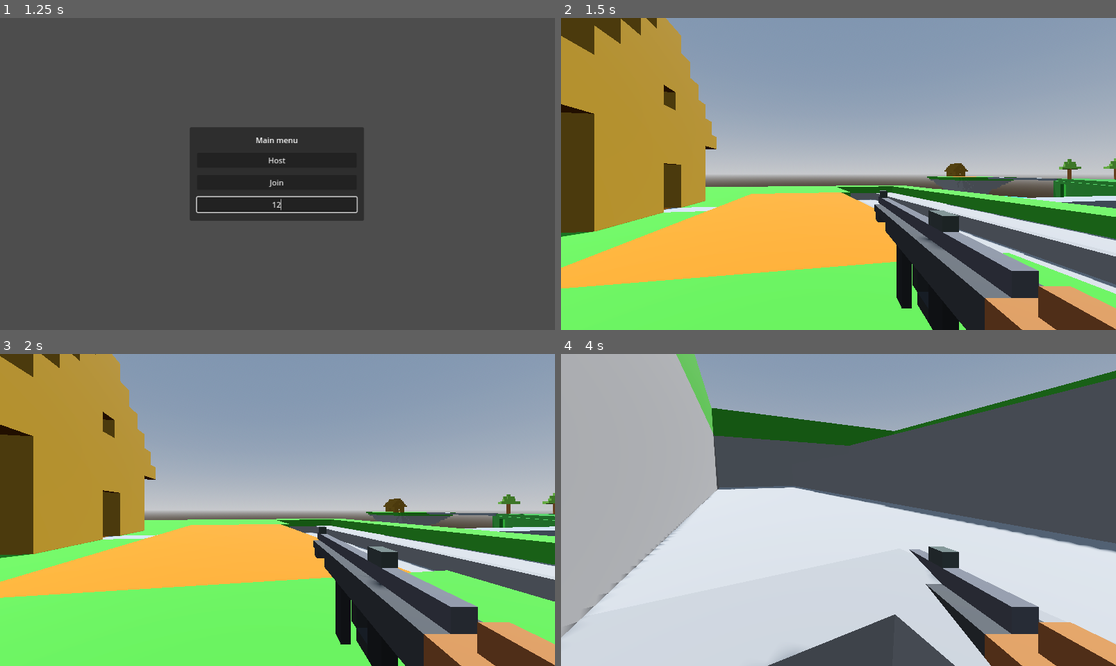
Above: before the commit, frames 1-4 (two rows, left to right).
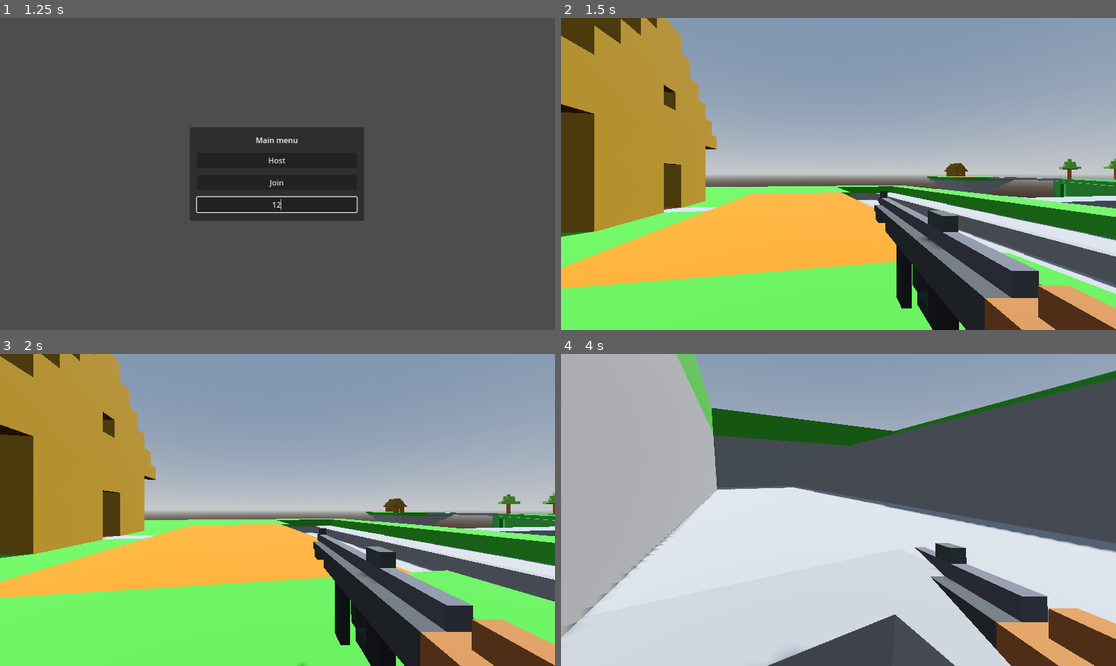
Above: after the commit, the same moments.

Repository: qdanq/Battle-duo
Game: Godot game, scene res://menu.tscn
The game is run twice, just before and just after one commit, with the same random seed, the same clock (stepped at 60 frames per second) and the same inputs. This scene is started directly instead of the project's main scene.
Inputs (mouse positions are in pixels of both pictures, inside the frame that each line leads up to):
- Up to frame 1 (1.25 s): click (277, 205) at 0.52 s; type "12" at 0.6 s
- Up to frame 2 (1.5 s): click "Host" at 1.25 s
- Up to frame 3 (2 s): no input
- Up to frame 4 (4 s): tap Enter (ui_accept) at 2, 2.27, 3.02 s; move the mouse to (866, 510) at 2.02 s; hold W (Up) from 2.03 s (still down); move the mouse to (810, 510) at 2.77 s; move the mouse to (849, 503) at 3.52 s

Frame 1 is identical in both runs. In frame 2, less than 0.1% of the frame differs, in the area x 56-98%, y 55-100%; in frame 3, 0.8%; in frame 4, 6.0%, in the area x 62-100%, y 60-100%.

Commit message:
Add animations to player script.

Diff:
--- a/CharacterBody3D.gd
+++ b/CharacterBody3D.gd
@@ -8,6 +8,7 @@
 var gravity = 20.0
 @onready var neck := $Neck
 @onready var camera := $Neck/Camera3D
+@onready var anim_player := $AnimationPlayer
 
 func _enter_tree():
 	set_multiplayer_authority(str(name).to_int())
@@ -52,4 +53,9 @@
 		velocity.x = move_toward(velocity.x, 0, SPEED)
 		velocity.z = move_toward(velocity.z, 0, SPEED)
 
+	if input_dir != Vector2.ZERO and is_on_floor():
+		anim_player.play("move")
+	else:
+		anim_player.play("idle")
+
 	move_and_slide()
--- a/character_body_3d.tscn
+++ b/character_body_3d.tscn
@@ -169,6 +169,7 @@
 replication_config = SubResource("SceneReplicationConfig_46bmj")
 
 [node name="AnimationPlayer" type="AnimationPlayer" parent="."]
+playback_default_blend_time = 0.05
 libraries = {
 "": SubResource("AnimationLibrary_47j04")
 }
